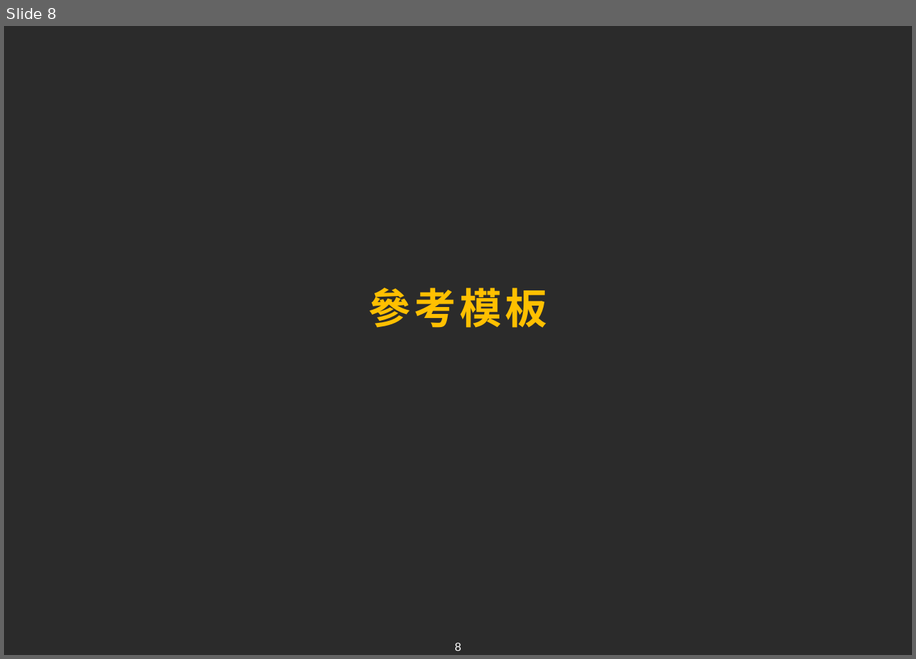
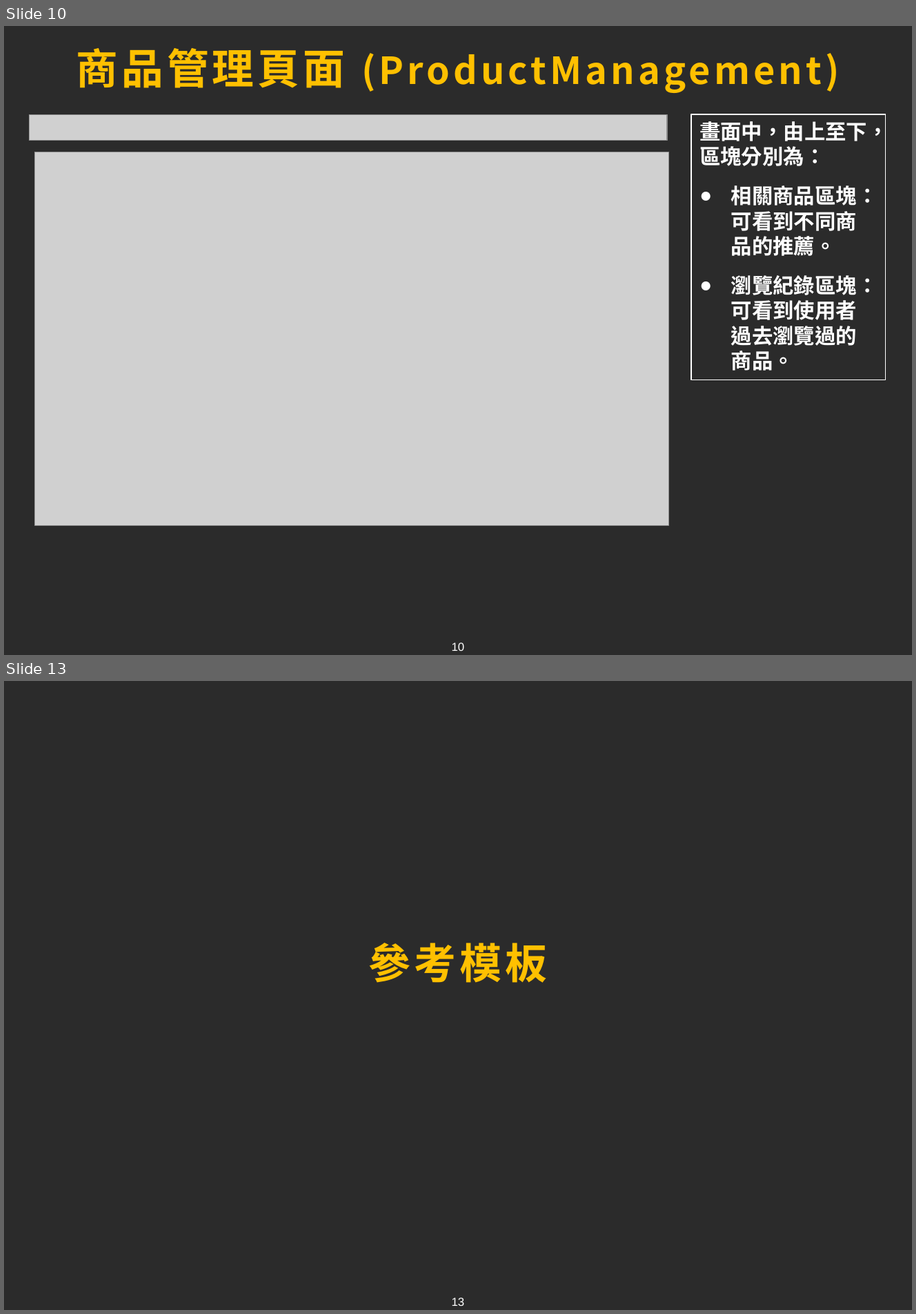
Before and after one commit to tim93009/FinalProject_GameForum, a slide deck: docs/ppt/chang.pptx. Shown one above the other, each under a label of ours: slide 8 before the commit, slides 10 and 13 after it; the slides between them are not shown. The pictures are 916x659 and 916x1314 pixels, drawn with LibreOffice and Linux fonts; fonts in the diff are those of the drawing; grey boxes stand for pictures; background and template pictures are left out; a plain dark background stands for a picture behind light text. Boxes give left, top, right and bottom in pixels: in the first picture for what was removed or moved away, otherwise in the second. Text is boxed around its words. In the diff, an @@ line names an element or a change of style, - is before the commit and + after.

```diff
--- a/docs/ppt/chang.pptx
+++ b/docs/ppt/chang.pptx
@@ slide 10 added at (4,26,912,655), background picture (left out); not listed: 1 template element that a slide beside it also shows @@
@@ title added at (76,48,839,93), 32 pt, text #FFC000, bold @@
+商品管理頁面 (ProductManagement)
@@ picture added at (29,115,667,141) @@
@@ rectangle added at (691,114,886,380), outline #FFFFFF 0.75 pt, 18 pt, text #FFFFFF, bold @@
+畫面中，由上至下，區塊分別為：
+● 相關商品區塊：可看到不同商品的推薦。
+● 瀏覽紀錄區塊：可看到使用者過去瀏覽過的商品。
@@ picture added at (35,152,670,526) @@
@@ what was slide 8 is now slide 13 @@
@@ page number at (452,1297,465,1305): text changed @@
-8
+13
```
Also in this commit, not shown: 3 slides changed, 4 other slides added, 1 other file.
